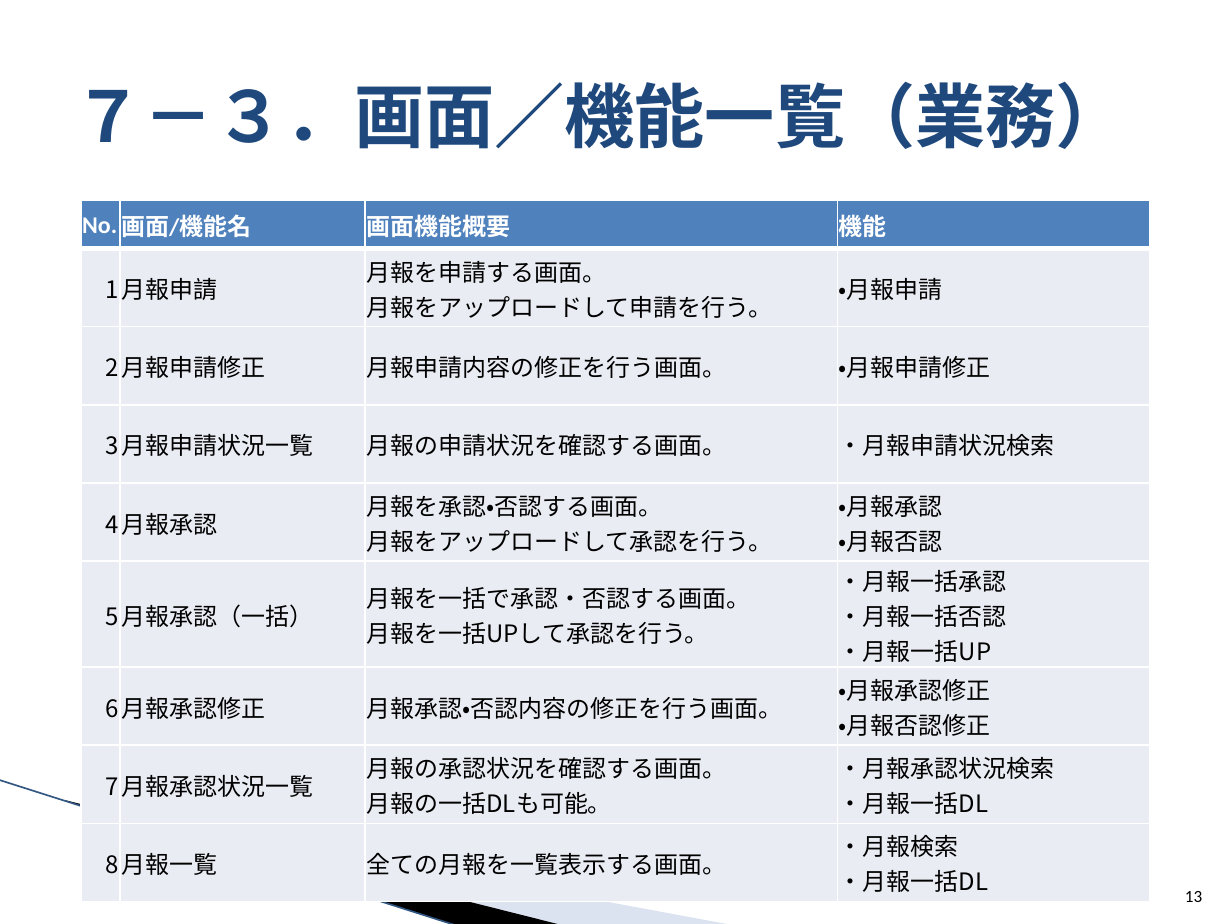
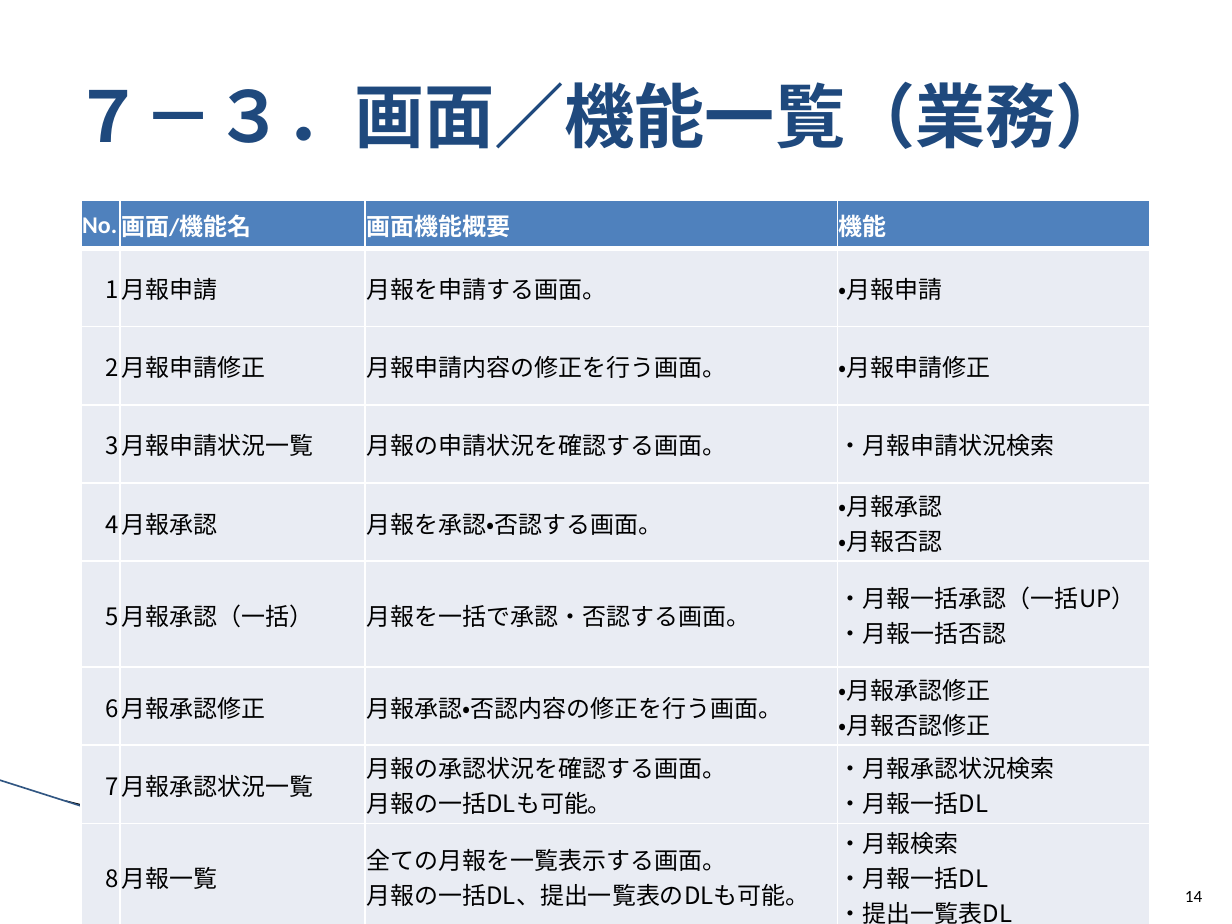
Before and after one commit to around7days/AppFreeMemo, a slide deck: slide 14 of 設計書/00_提案/1_月報管理システム 提案資料.pptx (slide 13 before the commit). Drawn at 1232x924 pixels with LibreOffice and Linux fonts; fonts in the diff are those of the drawing; background and template pictures are left out. Boxes give left, top, right and bottom in pixels: in the first picture for what was removed or moved away, otherwise in the second. Text is boxed around its words. In the diff, an @@ line names an element or a change of style, - is before the commit and + after.

```diff
--- a/設計書/00_提案/1_月報管理システム 提案資料.pptx
+++ b/設計書/00_提案/1_月報管理システム 提案資料.pptx
@@ table at (81, 200, 1151, 924) @@
-row 2, column 3: 月報を申請する画面。 / 月報をアップロードして申請を行う。
+row 2, column 3: 月報を申請する画面。
-row 5, column 3: 月報を承認・否認する画面。 / 月報をアップロードして承認を行う。
+row 5, column 3: 月報を承認・否認する画面。
-row 6, column 3: 月報を一括で承認・否認する画面。 / 月報を一括UPして承認を行う。
+row 6, column 3: 月報を一括で承認・否認する画面。
-row 6, column 4: ・月報一括承認 / ・月報一括否認 / ・月報一括UP
+row 6, column 4: ・月報一括承認（一括UP） / ・月報一括否認
-row 9, column 3: 全ての月報を一覧表示する画面。
+row 9, column 3: 全ての月報を一覧表示する画面。 / 月報の一括DL、提出一覧表のDLも可能。
-row 9, column 4: ・月報検索 / ・月報一括DL
+row 9, column 4: ・月報検索 / ・月報一括DL / ・提出一覧表DL
@@ page number at (1185, 891, 1202, 902): text changed @@
-13
+14
```
Also in this commit, not shown: 5 other slides changed, 1 slide added, 19 other files.
